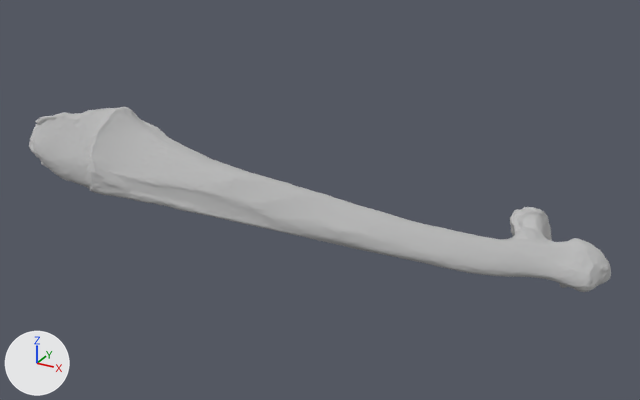
The glTF model assets/items/cw713nf4297/cw713nf4297_low.glb as it was, and as the next commit left it.
Rendered twice from a 50 mm camera at (400.0, -566.0, 260.0) aimed at (194.0, -192.0, 73.0). Lighting does not change. The marker at lower left points along +X, +Y and +Z.

The first picture shows 'Node'.
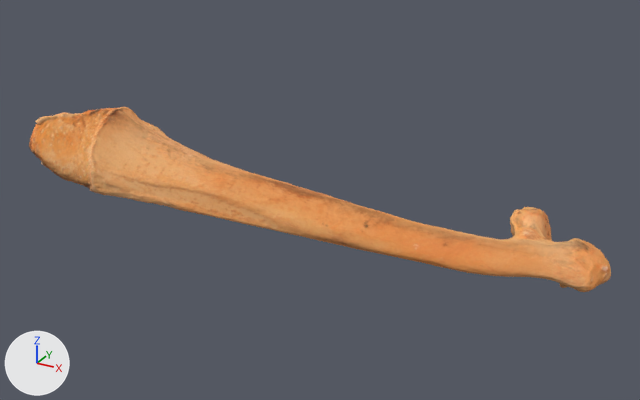
Where the change shows, as pixel boxes [x1, y1, x2, y2] in the pictures (640 x 400 px):
'Node', surface changed (grey to orange): [29, 107, 611, 292] in both

What changed in the scene script:
```text
Add img_cw713nf4297_normal:
    img_cw713nf4297_normal = load_image('cw713nf4297_normal', '_unpacked/cw713nf4297_normal', 2048, 2048, 'Non-Color')
Add img_cw713nf4297_basecolor:
    img_cw713nf4297_basecolor = load_image('cw713nf4297_basecolor', '_unpacked/cw713nf4297_basecolor', 2048, 2048, 'sRGB')
Change mat_material_0:
    where n0 = _N.new('ShaderNodeBsdfPrincipled'); n0.name = 'Principled BSDF'
    remove n0.inputs[0].default_value = (0.5, 0.5, 0.5, 1.0)  # 'Base Color', grey #bcbcbc
    add n2 = _N.new('ShaderNodeTexImage'); n2.name = 'Image Texture'
    add n2.image = img_cw713nf4297_basecolor
    add n3 = _N.new('ShaderNodeNormalMap'); n3.name = 'Normal Map'
    add n3.uv_map = 'UVMap'
    add n4 = _N.new('ShaderNodeTexImage'); n4.name = 'Image Texture.001'
    add n4.image = img_cw713nf4297_normal
    add _L.new(n2.outputs[0], n0.inputs[0])  # 'Color' to 'Base Color'
    add _L.new(n3.outputs[0], n0.inputs[5])  # 'Normal' to 'Normal'
    add _L.new(n4.outputs[0], n3.inputs[1])  # 'Color' to 'Color'
```
